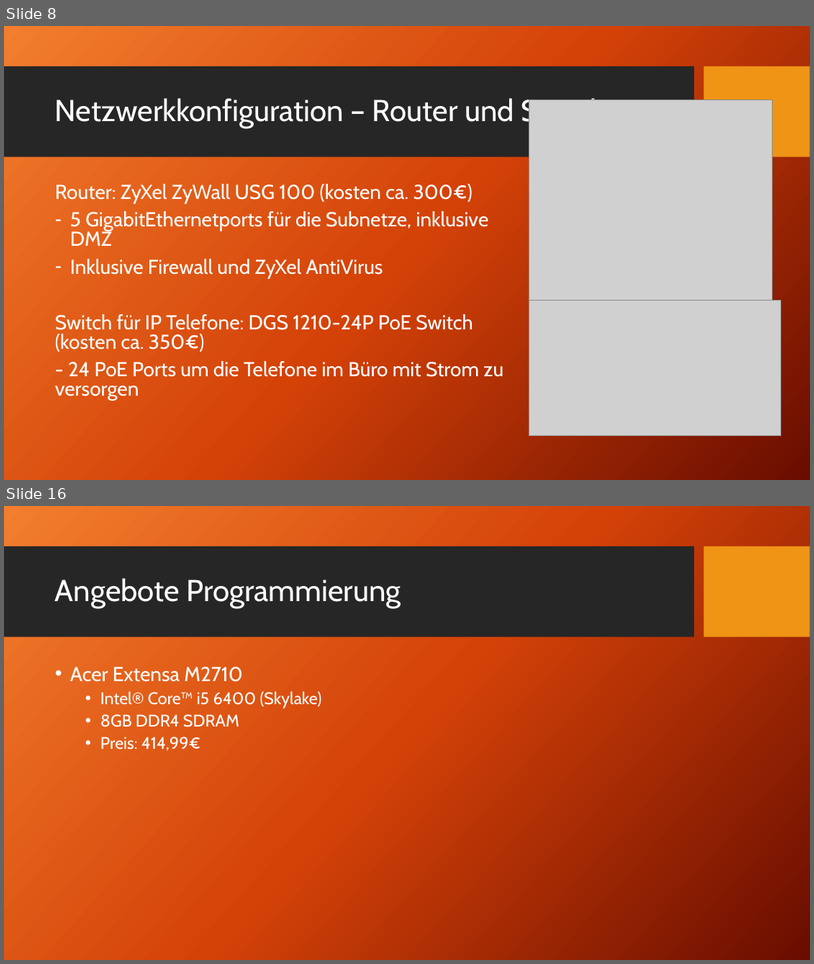
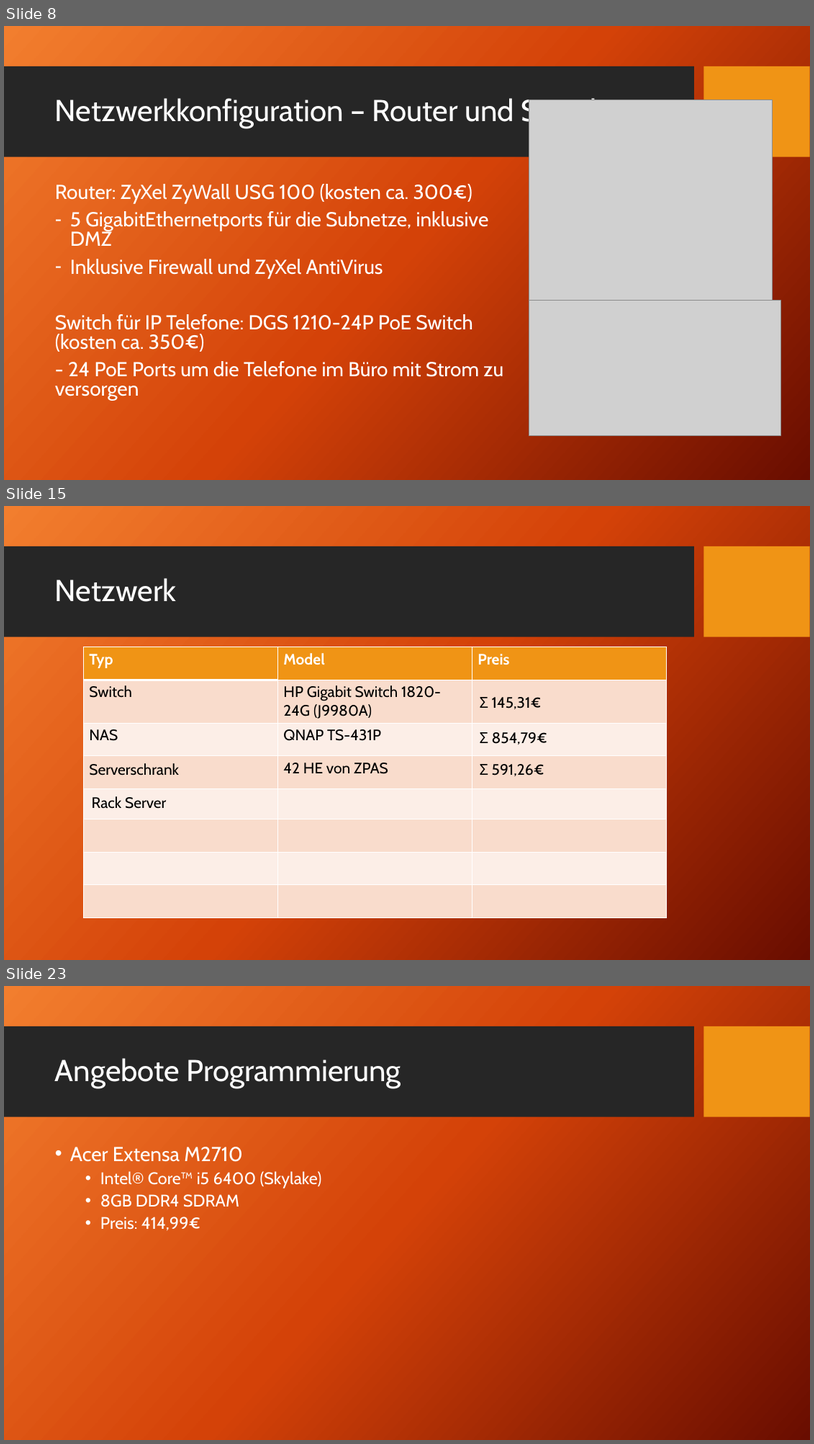
Before and after one commit to HaJaReDeluxe/mintBerryCrunchGames, a slide deck: Angebot für mintBerryCrunchGames GmbH Final.pptx. Shown one above the other, each under a label of ours: slides 8 and 16 before the commit, slides 8, 15 and 23 after it; the slides between them are not shown. The pictures are 814x964 and 814x1444 pixels, drawn with LibreOffice and Linux fonts; fonts in the diff are those of the drawing; grey boxes stand for pictures; background and template pictures are left out. Boxes give left, top, right and bottom in pixels: in the first picture for what was removed or moved away, otherwise in the second. Text is boxed around its words. In the diff, an @@ line names an element or a change of style, - is before the commit and + after.

```diff
--- a/Angebot für mintBerryCrunchGames GmbH Final.pptx
+++ b/Angebot für mintBerryCrunchGames GmbH Final.pptx
@@ slide 15 added at (4, 506, 810, 960), background picture (left out); not listed: 2 template elements that a slide beside it also shows @@
@@ title added at (55, 578, 177, 602), 36 pt, text #FFFFFF @@
+Netzwerk
@@ table added at (83, 647, 666, 917), 8 rows, 3 columns @@
+Typ | Model | Preis
+Switch | HP Gigabit Switch 1820-24G (J9980A) | 
+NAS | QNAP TS-431P | 
+ | 42 HE von ZPAS | 
+ |  | 
+ |  | 
+ |  | 
+ |  | 
@@ text added at (480, 697, 542, 709), 18 pt, text #000000 @@
+Σ 145,31€
@@ text added at (480, 732, 548, 744), 18 pt, text #000000 @@
+Σ 854,79€
@@ text added at (89, 763, 179, 775), 18 pt, text #000000 @@
+Serverschrank
@@ text added at (480, 764, 545, 776), 18 pt, text #000000 @@
+Σ 591,26€
@@ text added at (92, 796, 166, 808), 18 pt, text #000000 @@
+Rack Server
@@ what was slide 16 is now slide 23 @@
```
Also in this commit, not shown: 10 slides changed, 8 other slides added, 1 slide removed.
